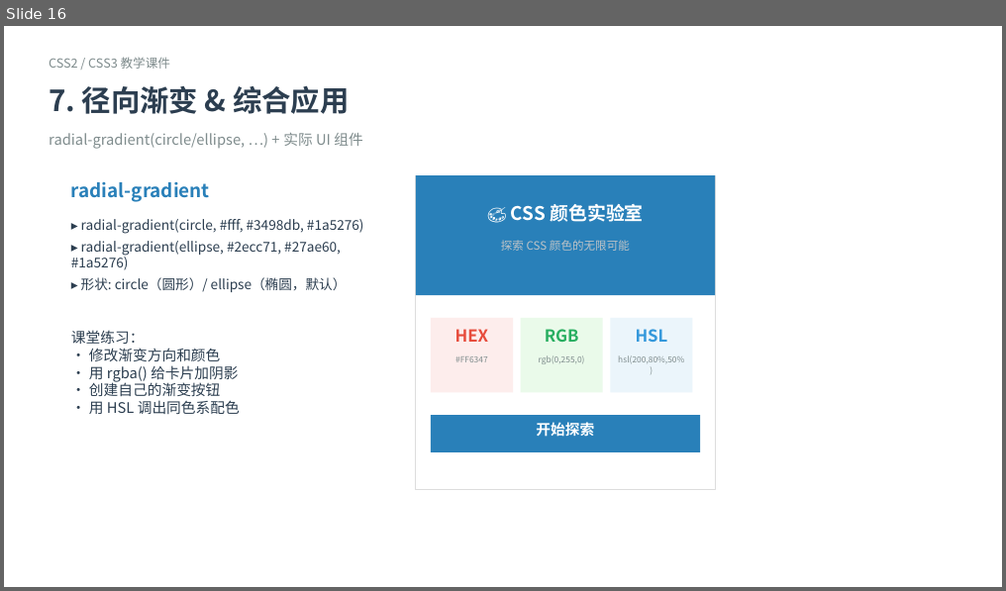
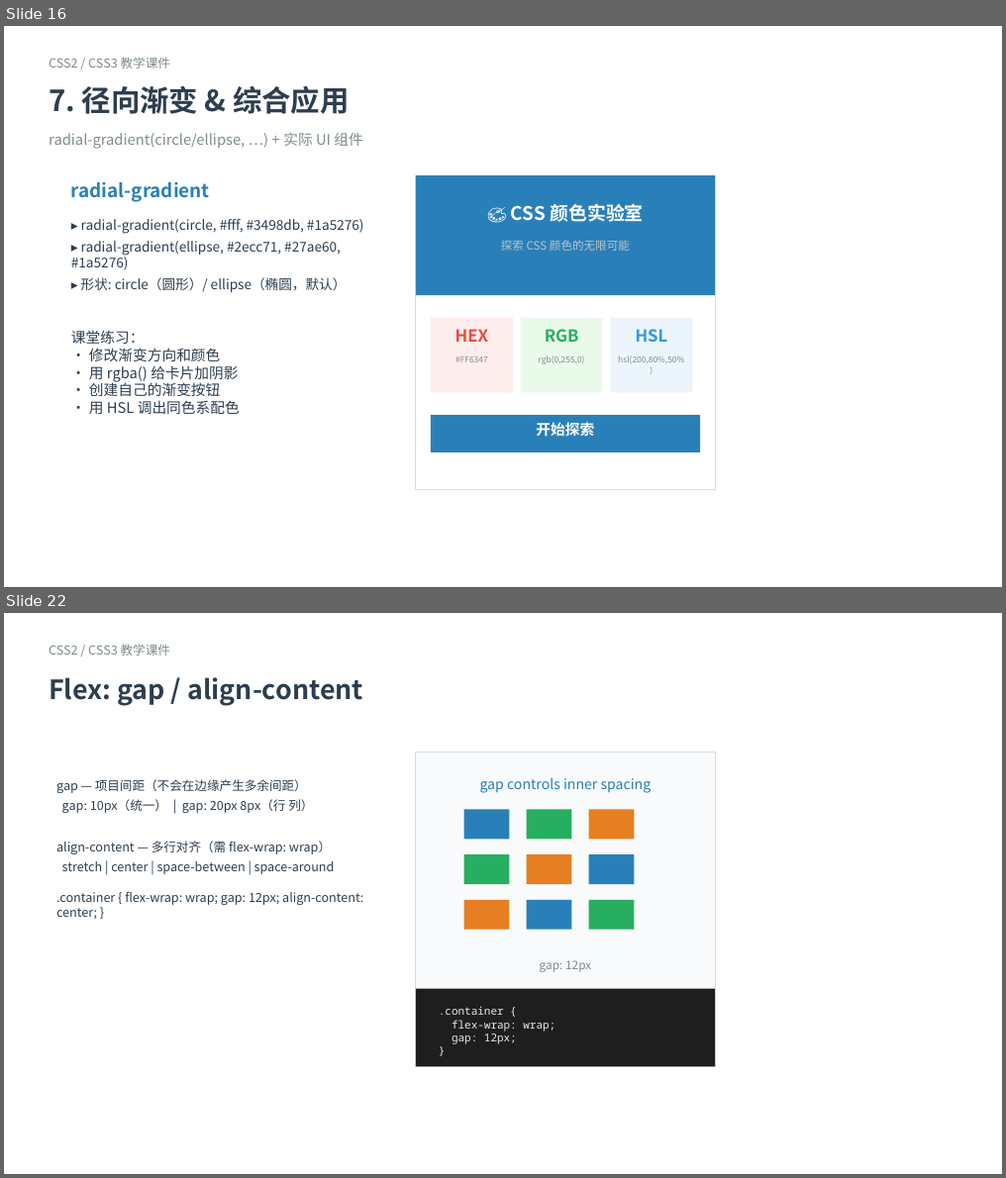
Before and after one commit to cxsun123/frontend-tutorial, a slide deck: CSS2_CSS3.pptx. Shown one above the other, each under a label of ours: slide 16 before the commit, slides 16 and 22 after it; the slides between them are not shown. The pictures are 1006x591 and 1006x1178 pixels, drawn with LibreOffice and Linux fonts; fonts in the diff are those of the drawing. Boxes give left, top, right and bottom in pixels: in the first picture for what was removed or moved away, otherwise in the second. Text is boxed around its words. In the diff, an @@ line names an element or a change of style, - is before the commit and + after.

Commit message:
feat: add TypeScript examples, syntax highlighting, and Docker support
- Added 7 TypeScript demo files with syntax highlighting (01-07)
- Added HTML versions of TS examples with Highlight.js
- Added CSS3 enhanced examples (08-css3.html)
- Updated CSS examples (04-layout, 05-flex-grid, 06-responsive, 07-effects)
- Added TypeScript_Introduction.pptx
- Added Dockerfile and .dockerignore for deployment
- Updated README with Bun/Python/Docker instructions
- Fixed example-playground.js getInlineStyles() to exclude head styles
- Updated index.html with TypeScript card

```diff
--- a/CSS2_CSS3.pptx
+++ b/CSS2_CSS3.pptx
@@ slide 22 added at (4,613,1002,1174), background #FFFFFF @@
@@ text added at (49,644,170,656), 12 pt, text #7F8C8D @@
+CSS2 / CSS3 教学课件
@@ text added at (49,677,363,706), 25.5 pt, text #2C3E50, bold @@
+Flex: gap / align-content
@@ rectangle added at (416,752,715,1066), fill #F8FAFB, outline #D8DEE3 0.9 pt @@
@@ text added at (56,779,363,919), 12 pt, text #2C3E50 @@
+gap — 项目间距（不会在边缘产生多余间距）
+gap: 10px（统一） | gap: 20px 8px（行 列）
+align-content — 多行对齐（需 flex-wrap: wrap）
+stretch | center | space-between | space-around
+.container { flex-wrap: wrap; gap: 12px; align-content: center; }
@@ text added at (480,777,651,793), 13.5 pt, text #2980B9 @@
+gap controls inner spacing
@@ rectangle added at (464,809,509,839), fill #2980B9 @@
@@ rectangle added at (527,809,571,839), fill #27AE60 @@
@@ rectangle added at (589,809,634,839), fill #E67E22 @@
@@ rectangle added at (464,855,509,884), fill #27AE60 @@
@@ rectangle added at (527,855,571,884), fill #E67E22 @@
@@ rectangle added at (589,855,634,884), fill #2980B9 @@
@@ rectangle added at (464,900,509,930), fill #E67E22 @@
@@ rectangle added at (527,900,571,930), fill #2980B9 @@
@@ rectangle added at (589,900,634,930), fill #27AE60 @@
@@ text added at (540,960,591,972), 11.2 pt, text #7F8C8D @@
+gap: 12px
@@ rectangle added at (416,989,715,1066), fill #1E1E1E @@
@@ text added at (439,1006,555,1045), 10.5 pt, text #E8E8E8 @@
+.container {
+flex-wrap: wrap;
+gap: 12px;
+}
```
Also in this commit, not shown: 57 other slides added, 49 other files.
